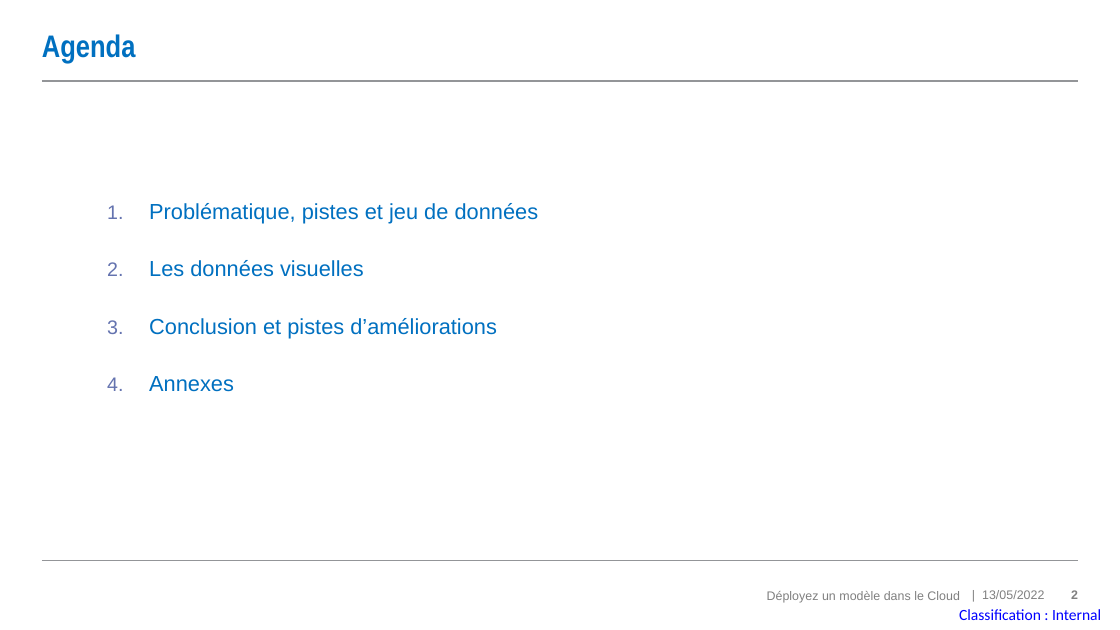
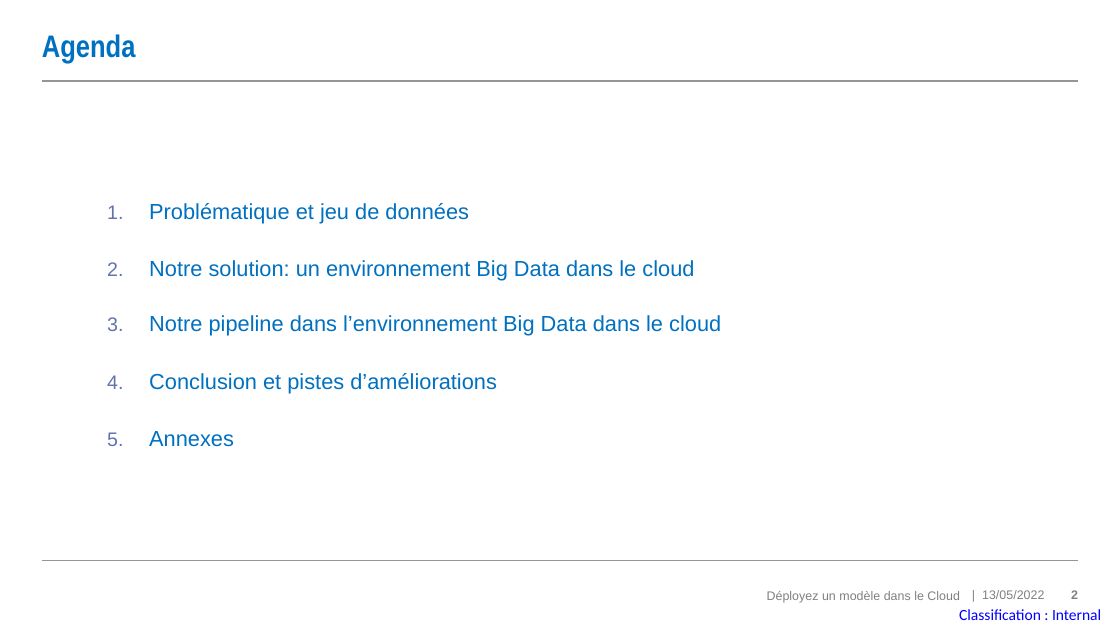
Before and after one commit to MadesLaurence/OpenClassrooms-Fruits-Project-8-, a slide deck: slide 2 of P8_10_support.pptx. Drawn at 1120x630 pixels with LibreOffice and Linux fonts; fonts in the diff are those of the drawing. Boxes give left, top, right and bottom in pixels: in the first picture for what was removed or moved away, otherwise in the second. Text is boxed around its words. In the diff, an @@ line names an element or a change of style, - is before the commit and + after.

```diff
--- a/P8_10_support.pptx
+++ b/P8_10_support.pptx
@@ text at (149, 203, 721, 336): text changed @@
-  1. Problématique, pistes et jeu de données
-  2. Les données visuelles
+  1. Problématique et jeu de données
+  2. Notre solution: un environnement Big Data dans le cloud
+  3. Notre pipeline dans l’environnement Big Data dans le cloud
```
Also in this commit, not shown: 8 other slides changed, 2 slides added, 1 slide removed, 1 other file.
